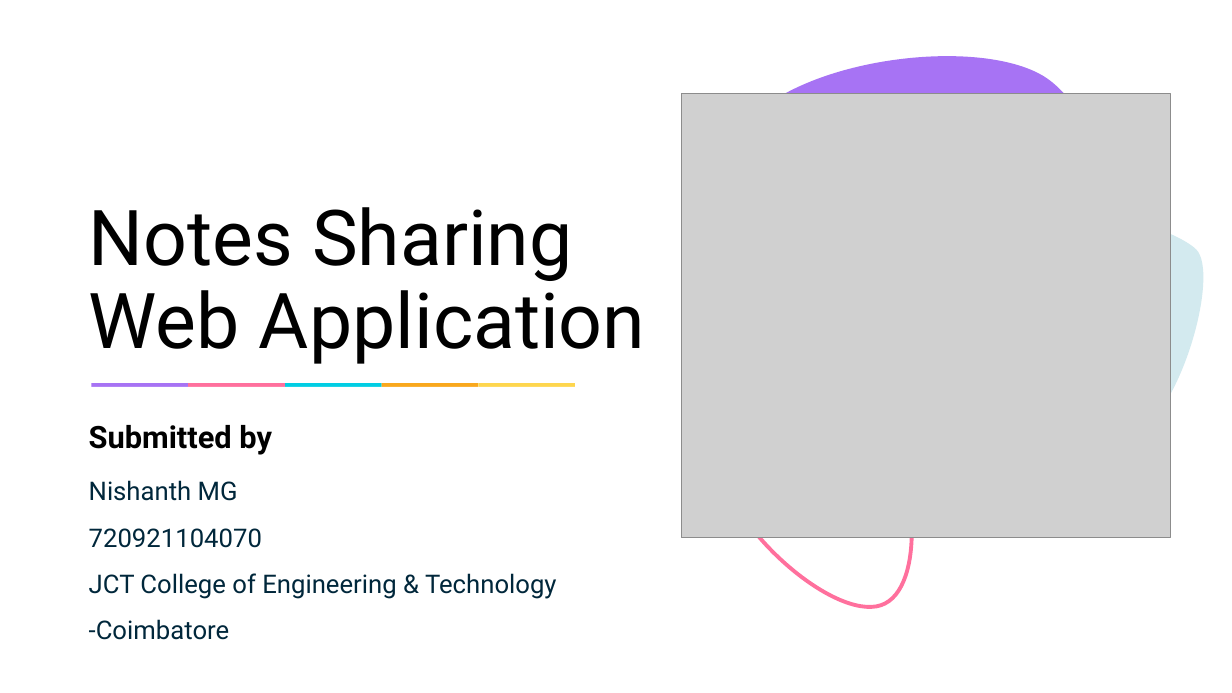
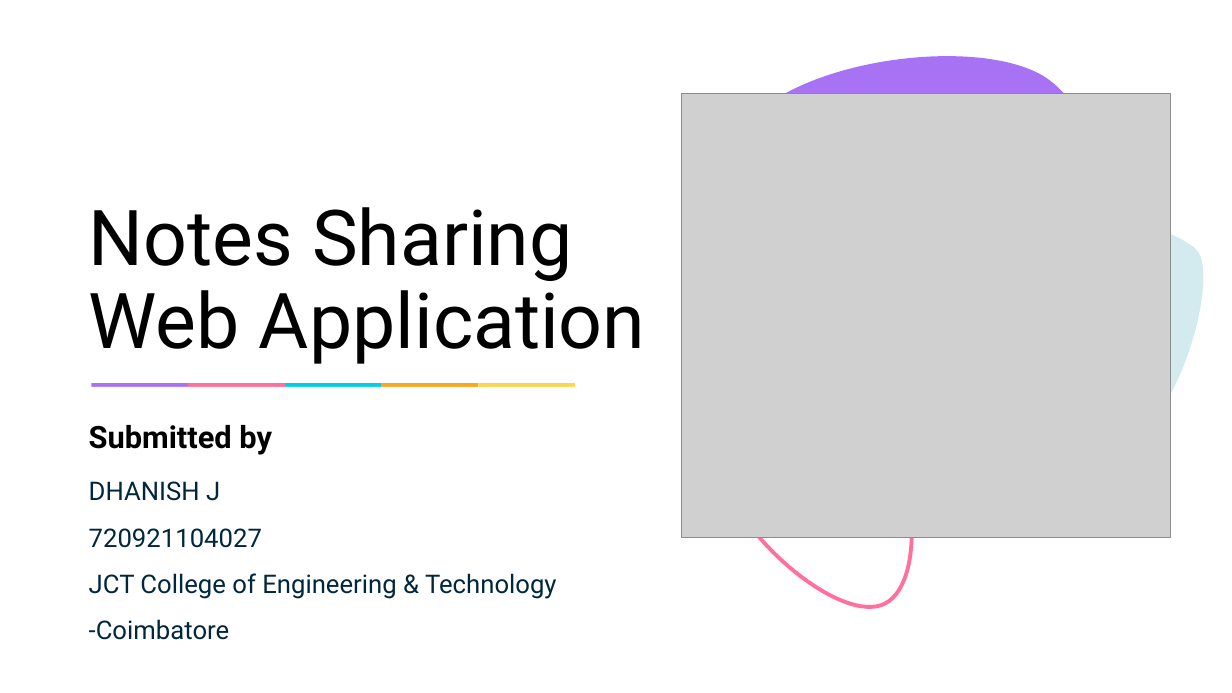
Before and after one commit to Dhanish027/NoteSharing_WebApplication_Using_Django_Dhanish_4027_JCT, a slide deck: slide 1 of NotesSharingApplication.pptx. Drawn at 1232x693 pixels with LibreOffice and Linux fonts; fonts in the diff are those of the drawing; grey boxes stand for pictures. Boxes give left, top, right and bottom in pixels: in the first picture for what was removed or moved away, otherwise in the second. Text is boxed around its words. In the diff, an @@ line names an element or a change of style, - is before the commit and + after.

```diff
--- a/NotesSharingApplication.pptx
+++ b/NotesSharingApplication.pptx
@@ text at [89, 481, 262, 548]: text changed @@
-Nishanth MG
-720921104070
+DHANISH J
+720921104027
```
